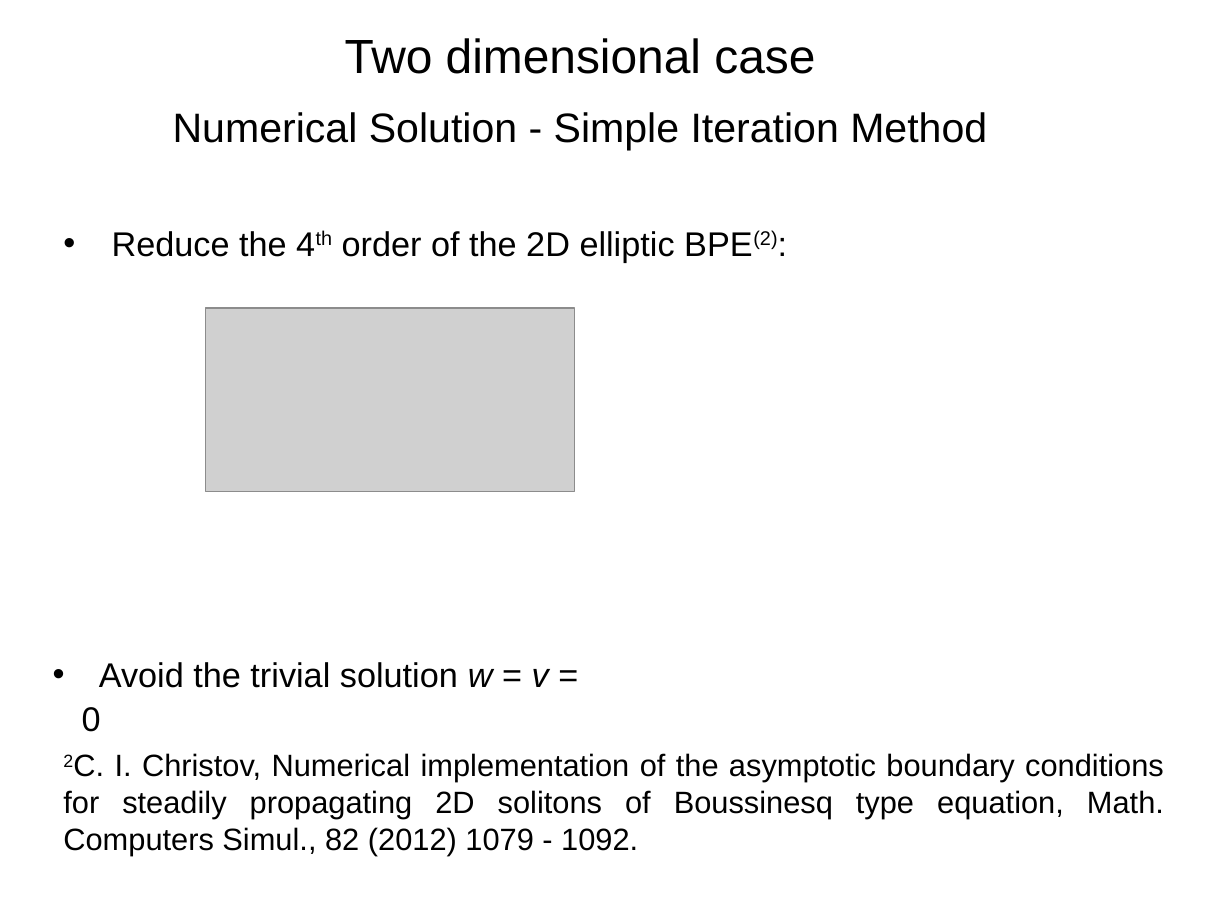
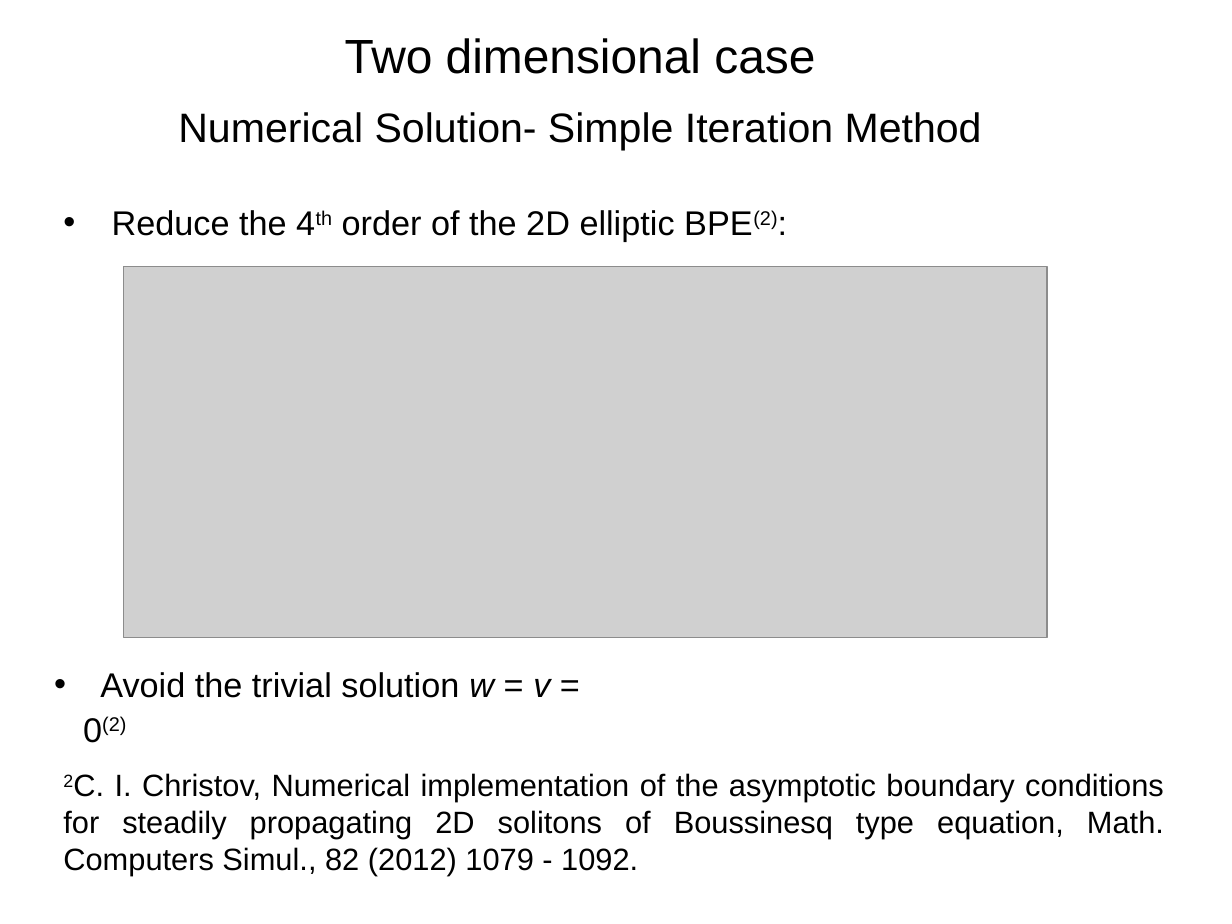
Before and after one commit to CloakMe/Boussinesq, a slide deck: slide 8 of Docu/Presentation Linz/Presentation.ppt (slide 6 before the commit). Drawn at 1232x924 pixels with LibreOffice and Linux fonts; fonts in the diff are those of the drawing; grey boxes stand for pictures. Boxes give left, top, right and bottom in pixels: in the first picture for what was removed or moved away, otherwise in the second. Text is boxed around its words. In the diff, an @@ line names an element or a change of style, - is before the commit and + after.

```diff
--- a/Docu/Presentation Linz/Presentation.ppt
+++ b/Docu/Presentation Linz/Presentation.ppt
@@ text at (x1=178, y1=112, x2=982, y2=151): spaces changed @@
-Numerical Solution - Simple Iteration Method
+Numerical Solution- Simple Iteration Method
@@ text "Reduce the 4th order of ..." moved from (x1=112, y1=230, x2=777, y2=262) to (x1=112, y1=210, x2=777, y2=242) @@
@@ picture resized from (x1=206, y1=308, x2=575, y2=492) to (x1=123, y1=267, x2=1047, y2=638) @@
@@ text at (x1=83, y1=672, x2=550, y2=743): text changed @@
-• Avoid the trivial solution w = v = 0
+• Avoid the trivial solution w = v = 0(2)
@@ text "2C. I. Christov, Numerical implementation ..." moved from (x1=63, y1=753, x2=1164, y2=855) to (x1=63, y1=773, x2=1164, y2=876) @@
```
Also in this commit, not shown: 8 other slides changed, 3 slides added, 1 slide removed.
